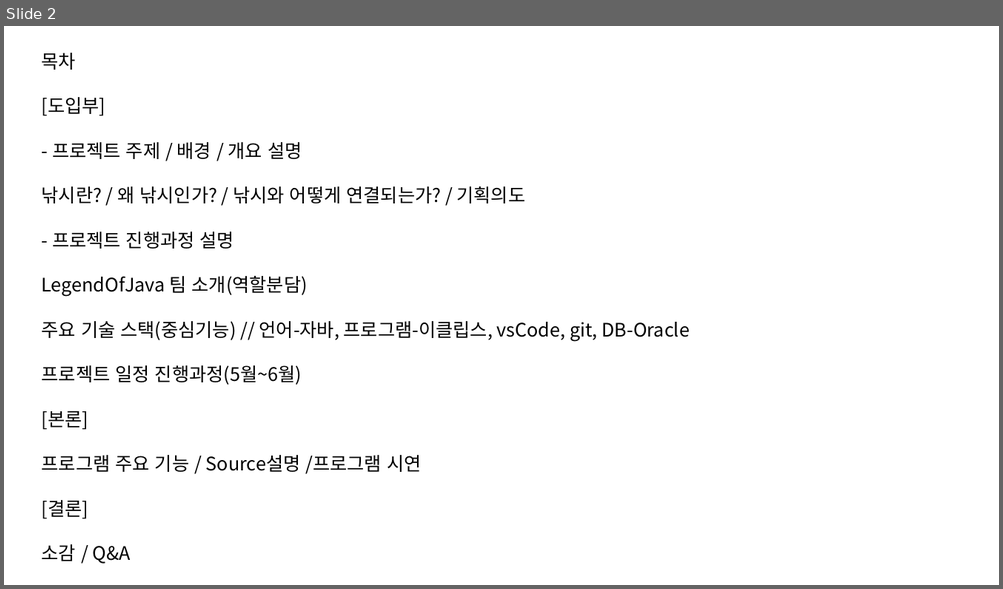
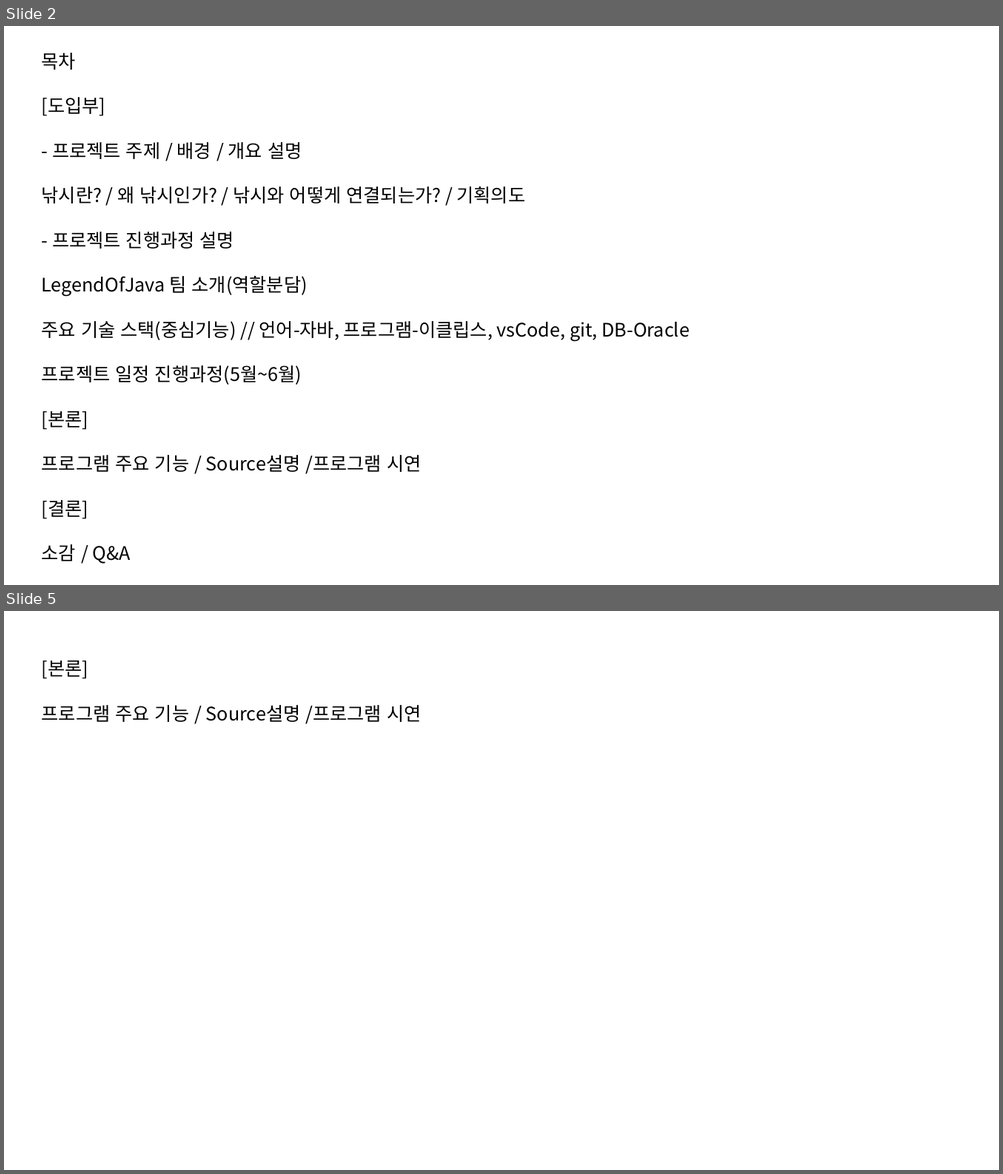
Before and after one commit to JunseongHeo/FishingInformationSystem, a slide deck: Presentation/LegendOfJava.pptm. Shown one above the other, each under a label of ours: slide 2 before the commit, slides 2 and 5 after it; the slides between them are not shown. The pictures are 1003x589 and 1003x1174 pixels, drawn with LibreOffice and Linux fonts; fonts in the diff are those of the drawing. Boxes give left, top, right and bottom in pixels: in the first picture for what was removed or moved away, otherwise in the second. Text is boxed around its words. In the diff, an @@ line names an element or a change of style, - is before the commit and + after.

```diff
--- a/Presentation/LegendOfJava.pptm
+++ b/Presentation/LegendOfJava.pptm
@@ slide 5 added at box(4, 611, 999, 1170), background #FFFFFF @@
@@ text added at box(42, 661, 421, 724), 18 pt, text #000000 @@
+[본론]
+프로그램 주요 기능 / Source설명 /프로그램 시연
```
Also in this commit, not shown: 2 other slides added, 8 other files.
